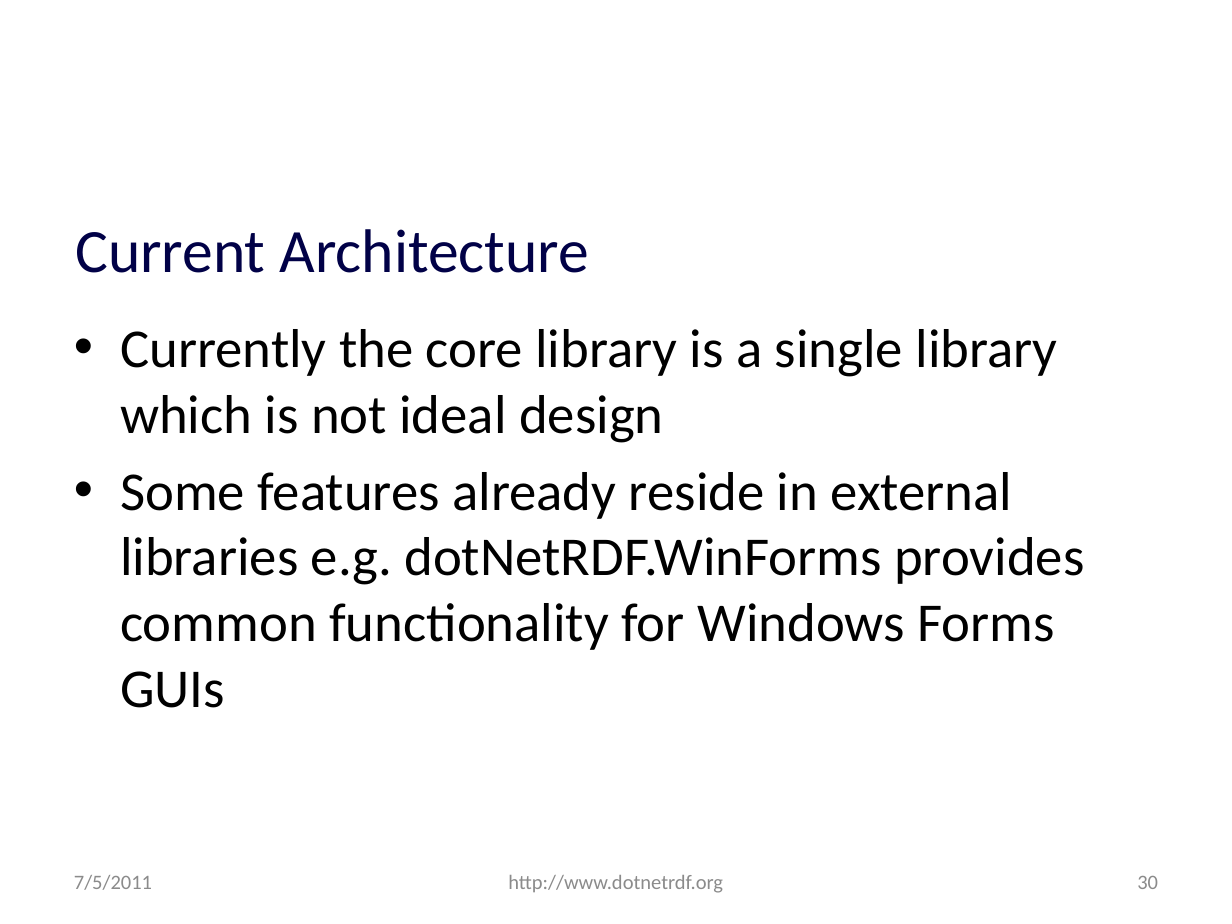
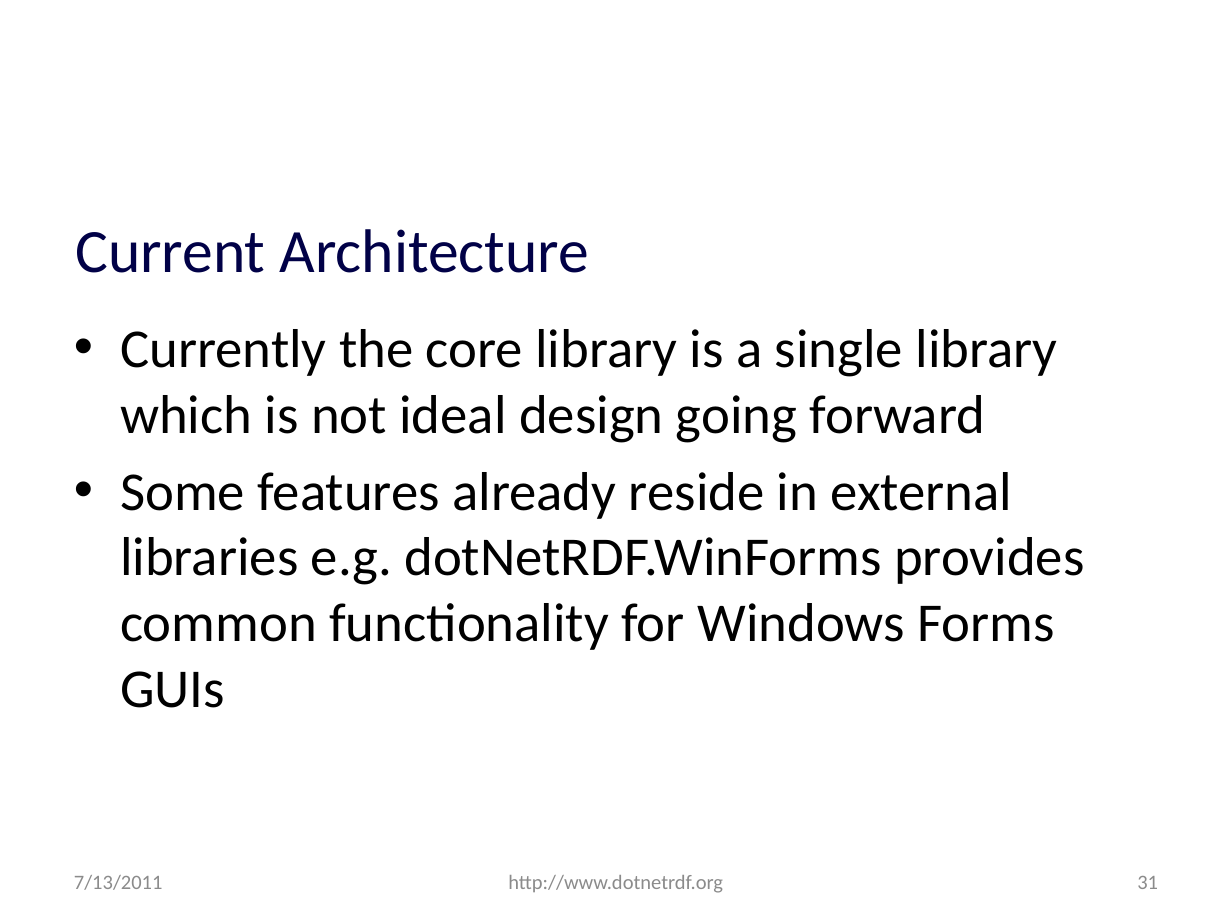
Before and after one commit to JohnGoldsmith/dotnetrdf-wiki, a slide deck: slide 31 of Slides/Roadmap.pptx (slide 30 before the commit). Drawn at 1232x924 pixels with LibreOffice and Linux fonts; fonts in the diff are those of the drawing; background and template pictures are left out. Boxes give left, top, right and bottom in pixels: in the first picture for what was removed or moved away, otherwise in the second. Text is boxed around its words. In the diff, an @@ line names an element or a change of style, - is before the commit and + after.

```diff
--- a/Slides/Roadmap.pptx
+++ b/Slides/Roadmap.pptx
@@ text at (x1=120, y1=329, x2=1057, y2=443): text changed @@
-• Currently the core library is a single library which is not ideal design
+• Currently the core library is a single library which is not ideal design going forward
@@ text at (x1=74, y1=875, x2=163, y2=890): text changed @@
-7/5/2011
+7/13/2011
@@ page number at (x1=1137, y1=876, x2=1158, y2=889): text changed @@
-30
+31
```
Also in this commit, not shown: 44 other slides changed, 1 slide added.
